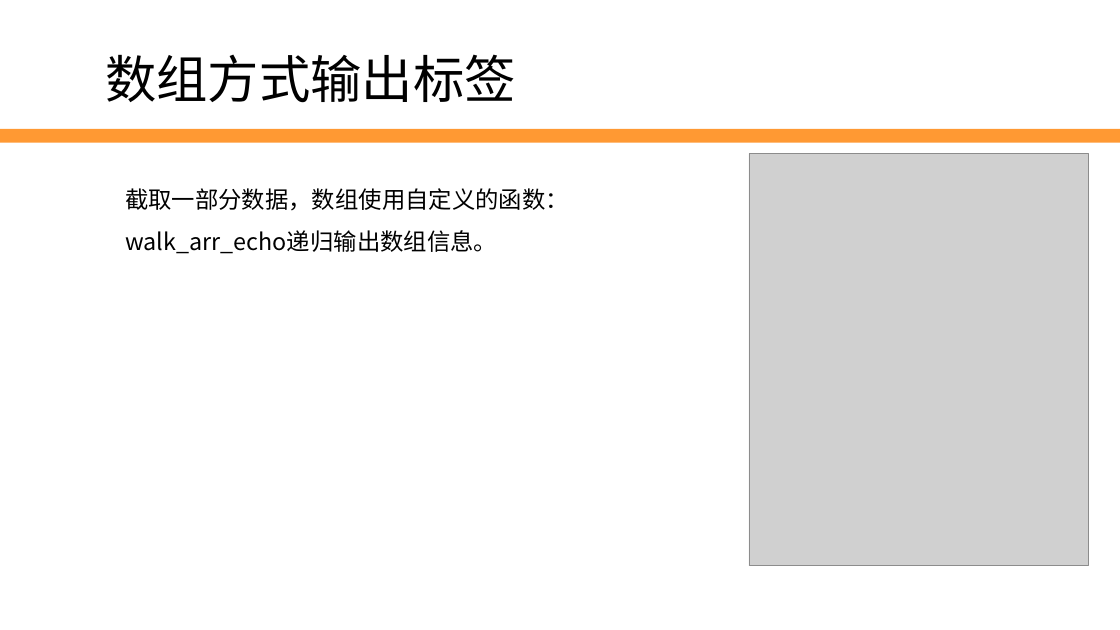
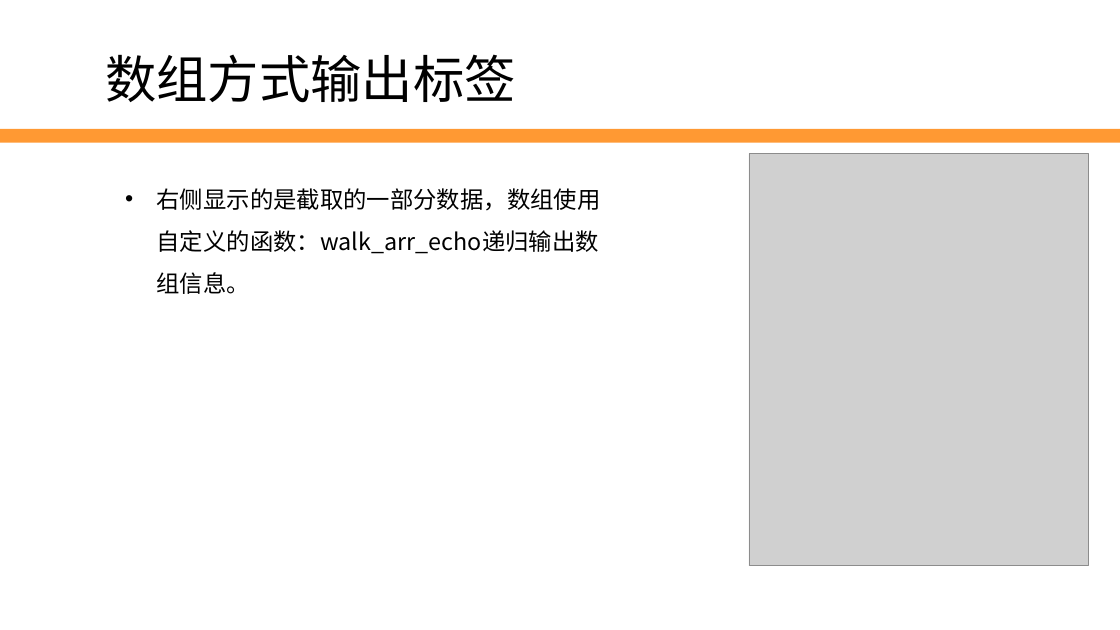
Before and after one commit to edu2act/2017-2018_1st_Wechat_Web_Programming, a slide deck: slide 19 of 课程ppt/第8讲 用户管理.pptx (slide 9 before the commit). Drawn at 1120x630 pixels with LibreOffice and Linux fonts; fonts in the diff are those of the drawing; grey boxes stand for pictures; background and template pictures are left out. Boxes give left, top, right and bottom in pixels: in the first picture for what was removed or moved away, otherwise in the second. Text is boxed around its words. In the diff, an @@ line names an element or a change of style, - is before the commit and + after.

```diff
--- a/课程ppt/第8讲 用户管理.pptx
+++ b/课程ppt/第8讲 用户管理.pptx
@@ text at (157, 188, 601, 294): text changed @@
-截取一部分数据，数组使用自定义的函数：walk_arr_echo递归输出数组信息。
+• 右侧显示的是截取的一部分数据，数组使用自定义的函数：walk_arr_echo递归输出数组信息。
```
Also in this commit, not shown: 20 other slides changed, 3 slides added.
